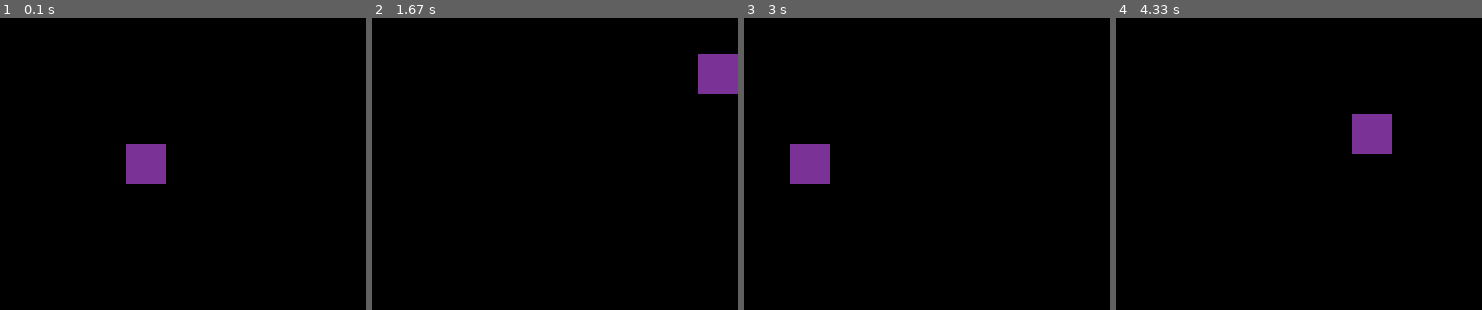
Above: before the commit, frames 1-4 (left to right).
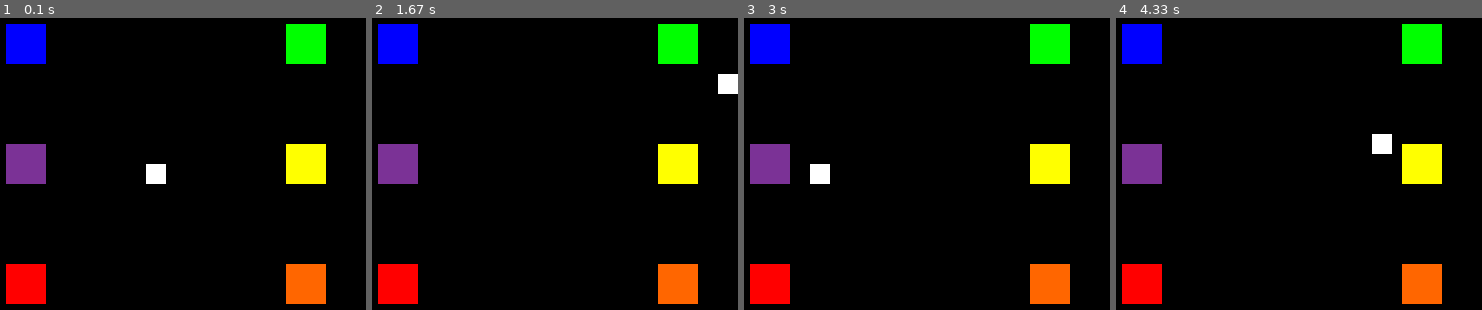
Above: after the commit, the same moments.

Repository: CJSatnarine/PyGame
Game: pygame game, started from main.py
Two runs of this game, one before a commit and one after it. Both use one fixed random seed, a clock stepped at 60 frames per second and the inputs below.
Inputs:
- Up to frame 1 (0.1 s): no input
- Up to frame 2 (1.67 s): hold D 0.33-0.8 s; hold W 0.83-1.13 s; hold D 1.17-1.63 s
- Up to frame 3 (3 s): hold A 1.67-2.2 s; hold S 2.23-2.53 s; hold A 2.57-2.97 s
- Up to frame 4 (4.33 s): hold W 3-3.37 s; hold D 3.4-4.03 s; hold S from 4.07 s (still down)

The runs differ from the first frame. In frame 1, 10% of the frame differs, in the area x 1-90%, y 2-98%; in frame 2, 10%; in frame 3, 10%; in frame 4, 10%.

Commit message:
Added coloured rectangles.

Diff:
--- a/main.py
+++ b/main.py
@@ -19,18 +19,38 @@
 #Colour variables.
 black = (0, 0, 0);
 white = (255, 255, 255);
-green = (0, 255, 0);
 red = (255, 0, 0);
 blue = (0, 0, 255);
+yellow = (255, 255, 0);
+green = (0, 255, 0);
+orange = (255, 102, 0);
 purple = (123, 50, 150);
 
 # Player Variables.
-playerWidth = 40;
-playerHeight = 40;
+playerWidth = 20;
+playerHeight = 20;
 playerXLocation = (windowHeight / 2) - playerHeight;
 playerYLocation = (windowWidth / 2) - playerWidth;
 playerSpeed = 5;
 player = pygame.Rect(playerXLocation, playerYLocation, playerWidth, playerHeight);
+
+#Colour-rects variables.
+rectWidth = 40;
+rectHeight = 40;
+
+leftRectXLocation = 40;
+leftRectYLocation = 40;
+
+rightRectXLocation = 320;
+rightRectYLocation = leftRectYLocation;
+
+#Colour-rects
+blueRect = pygame.Rect(leftRectXLocation, leftRectYLocation, rectWidth, rectHeight);
+purpleRect = pygame.Rect(leftRectXLocation, leftRectYLocation + 120, rectWidth, rectHeight);
+redRect = pygame.Rect(leftRectXLocation, leftRectYLocation + 240, rectWidth, rectHeight);
+greenRect = pygame.Rect(rightRectXLocation, rightRectYLocation, rectWidth, rectHeight);
+yellowRect = pygame.Rect(rightRectXLocation, rightRectYLocation + 120, rectWidth, rectHeight);
+orangeRect = pygame.Rect(rightRectXLocation, rightRectYLocation + 240, rectWidth, rectHeight);
 
 #Loop.
 while runGame:
@@ -61,7 +81,34 @@
     window.fill(black);
 
     #Drawing stuff.
-    pygame.draw.rect(window, purple, player);
+    pygame.draw.rect(window, red, redRect);
+    pygame.draw.rect(window, blue, blueRect);
+    pygame.draw.rect(window, yellow, yellowRect);
+    pygame.draw.rect(window, purple, purpleRect);
+    pygame.draw.rect(window, orange, orangeRect);
+    pygame.draw.rect(window, green, greenRect);
+
+    #Default player sprite.
+    pygame.draw.rect(window, white, player);
+
+    #Updating the player colour if it overlaps a coloured rectangle.
+    if player.colliderect(blueRect):
+        pygame.draw.rect(window, blue, player);
+
+    if player.colliderect(purpleRect):
+        pygame.draw.rect(window, purple, player);
+
+    if player.colliderect(redRect):
+        pygame.draw.rect(window, red, player);
+
+    if player.colliderect(greenRect):
+        pygame.draw.rect(window, green, player);
+
+    if player.colliderect(yellowRect):
+        pygame.draw.rect(window, yellow, player);
+
+    if player.colliderect(orangeRect):
+        pygame.draw.rect(window, orange, player);
 
     #Updates the screen with what is drawn.
     pygame.display.flip();
